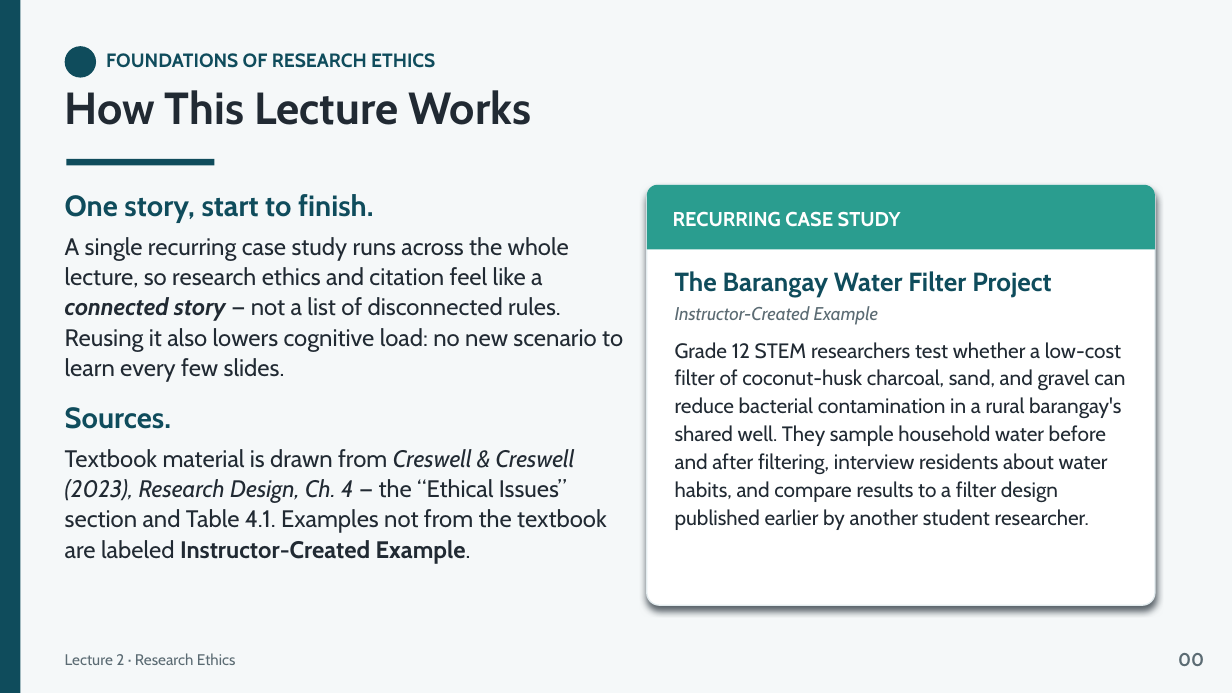
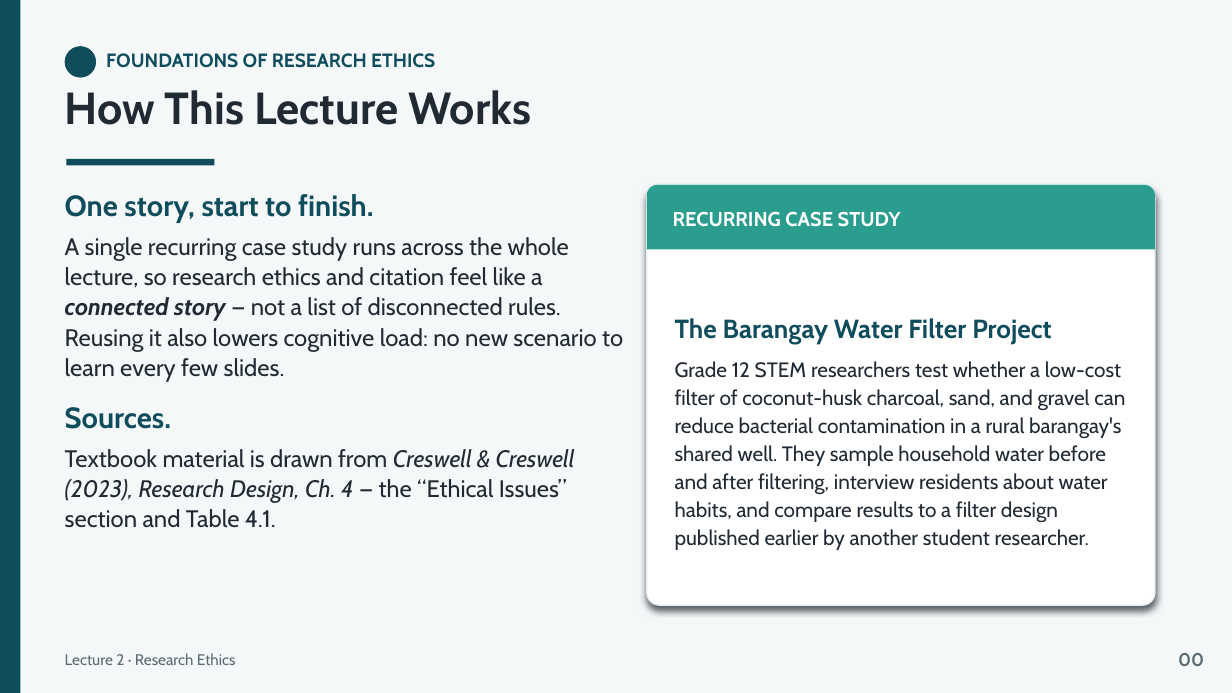
Before and after one commit to lestojas/physics, a slide deck: slide 2 of Lecture2-Research-Ethics.pptx. Drawn at 1232x693 pixels with LibreOffice and Linux fonts; fonts in the diff are those of the drawing. Boxes give left, top, right and bottom in pixels: in the first picture for what was removed or moved away, otherwise in the second. Text is boxed around its words. In the diff, an @@ line names an element or a change of style, - is before the commit and + after.

```diff
--- a/Lecture2-Research-Ethics.pptx
+++ b/Lecture2-Research-Ethics.pptx
@@ text "The Barangay Water Filter Project" at (675, 318, 1125, 550): vertical alignment top to middle @@
@@ text at (675, 306, 878, 324): paragraph removed @@
-Instructor-Created Example
@@ text at (675, 318, 1051, 344): more space between paragraphs @@
@@ text at (65, 449, 575, 528): text changed @@
-Textbook material is drawn from Creswell & Creswell (2023), Research Design, Ch. 4 — the “Ethical Issues” section and Table 4.1. Examples not from the textbook are labeled Instructor-Created Example.
+Textbook material is drawn from Creswell & Creswell (2023), Research Design, Ch. 4 — the “Ethical Issues” section and Table 4.1.
```
Also in this commit, not shown: 9 other slides changed, 1 other file.
